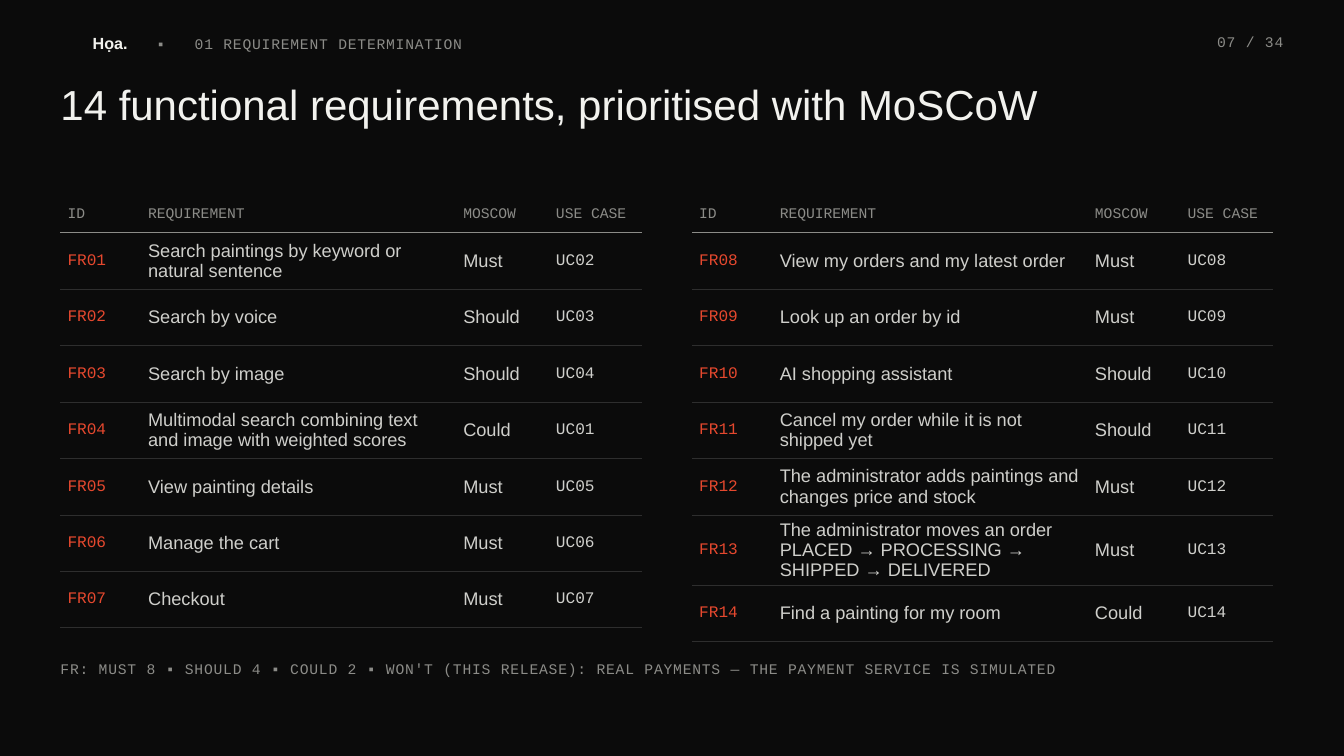
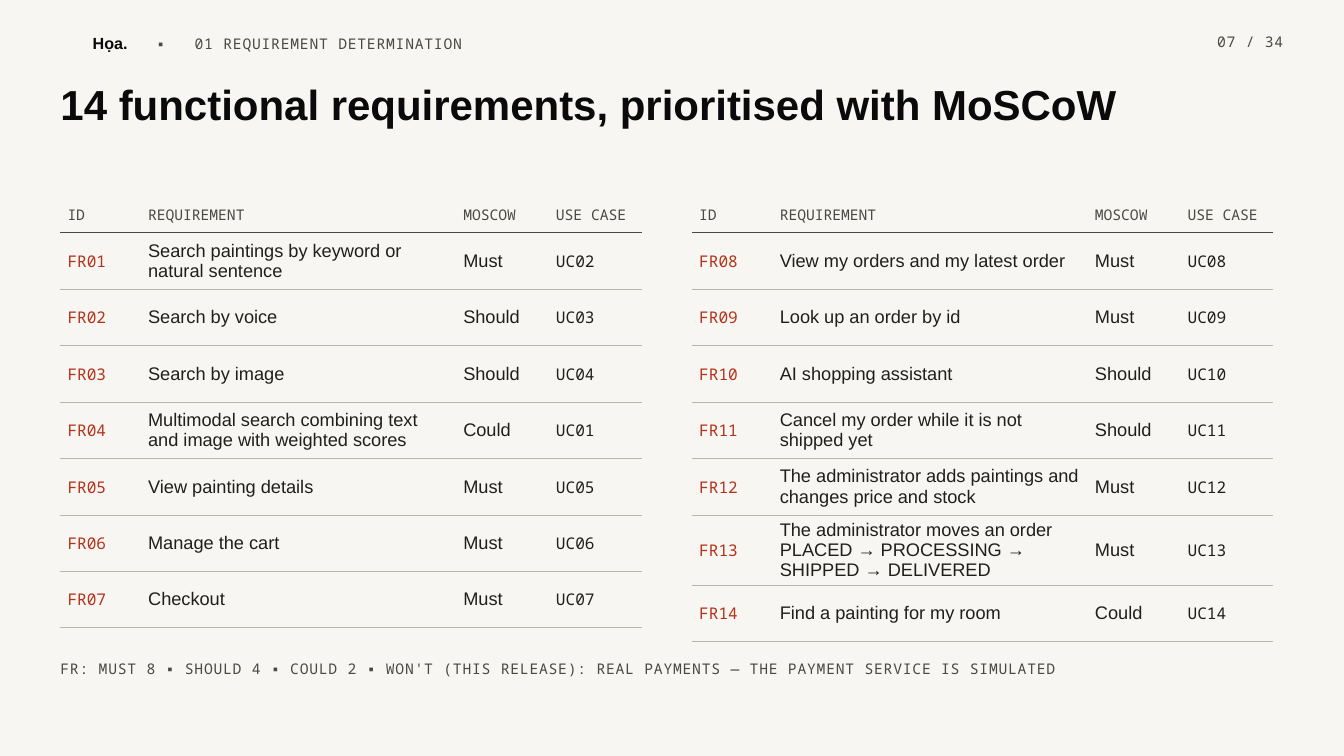
Before and after one commit to scalliontor/Hoa, a slide deck: slide 7 of slides/thuyettrinh_Hoa.pptx. Drawn at 1344x756 pixels with LibreOffice and Linux fonts; fonts in the diff are those of the drawing; background and template pictures are left out. Boxes give left, top, right and bottom in pixels: in the first picture for what was removed or moved away, otherwise in the second. Text is boxed around its words. In the diff, an @@ line names an element or a change of style, - is before the commit and + after.

```diff
--- a/slides/thuyettrinh_Hoa.pptx
+++ b/slides/thuyettrinh_Hoa.pptx
@@ background #0B0B0B to #F7F6F2 @@
@@ text "Họa. ▪ 01 REQUIREMENT DETERMINATION" at [93, 38, 462, 52]: font Courier New to Noto Sans Mono, text colour #8C8C88 to #4A4A44 in "▪ 01 REQUIREMENT DETERMINATION"; text colour #F2F2EE to #0A0A0A in "Họa." @@
@@ text "07 / 34" at [1217, 36, 1283, 47]: font Courier New to Noto Sans Mono, text colour #8C8C88 to #4A4A44 @@
@@ text "14 functional requirements, prioritised with ..." at [60, 89, 1116, 129]: text colour #F2F2EE to #0A0A0A, bold on @@
@@ table at [60, 197, 642, 628] @@
@@ font Courier New to Noto Sans Mono in "ID", "REQUIREMENT", "MOSCOW", "USE CASE" and 14 more places @@
@@ text colour #8C8C88 to #4A4A44 in "ID", "REQUIREMENT", "MOSCOW", "USE CASE" @@
@@ text colour #E5482E to #B5331A in "FR01", "FR02", "FR03", "FR04" and 3 more places @@
@@ text colour #CFCFCB to #1F1F1C in "Search paintings by keyword or natural sentence", "Must", "UC02", "Search by voice" and 17 more places @@
@@ borders changed @@
@@ table at [693, 197, 1274, 628] @@
@@ font Courier New to Noto Sans Mono in "ID", "REQUIREMENT", "MOSCOW", "USE CASE" and 14 more places @@
@@ text colour #8C8C88 to #4A4A44 in "ID", "REQUIREMENT", "MOSCOW", "USE CASE" @@
@@ text colour #E5482E to #B5331A in "FR08", "FR09", "FR10", "FR11" and 3 more places @@
@@ text colour #CFCFCB to #1F1F1C in "View my orders and my latest order", "Must", "UC08", "Look up an order by id" and 17 more places @@
@@ borders changed @@
@@ text "FR: MUST 8 ▪ SHOULD ..." at [60, 663, 1055, 677]: font Courier New to Noto Sans Mono, text colour #8C8C88 to #4A4A44 @@
```
Also in this commit, not shown: 33 other slides changed, 4 other files.
